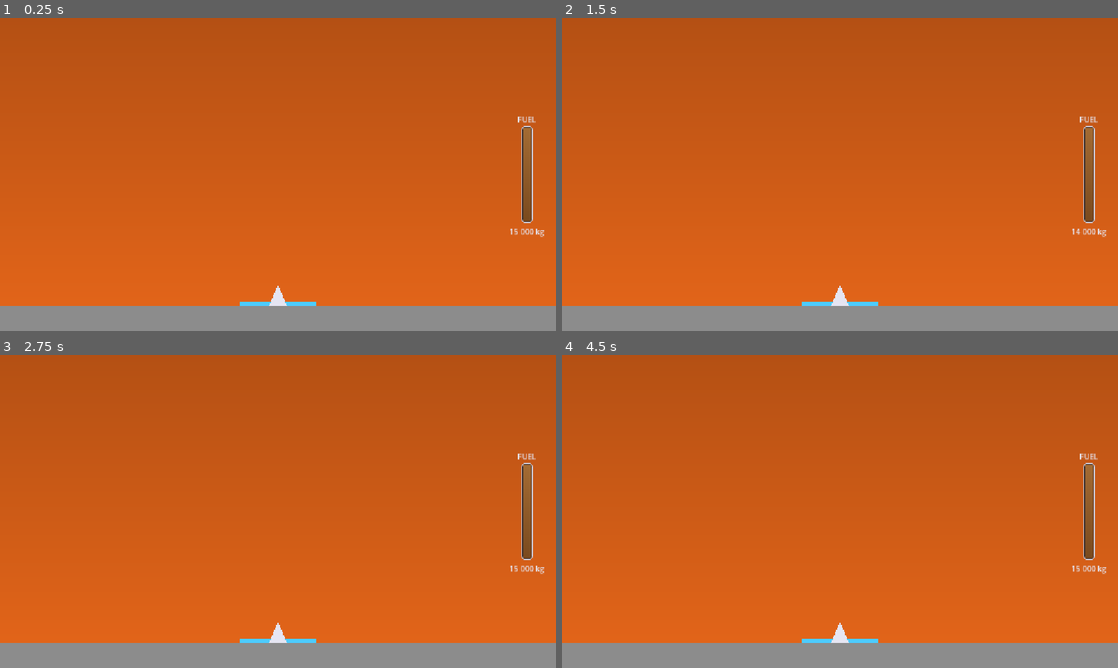
Above: before the commit, frames 1-4 (two rows, left to right).
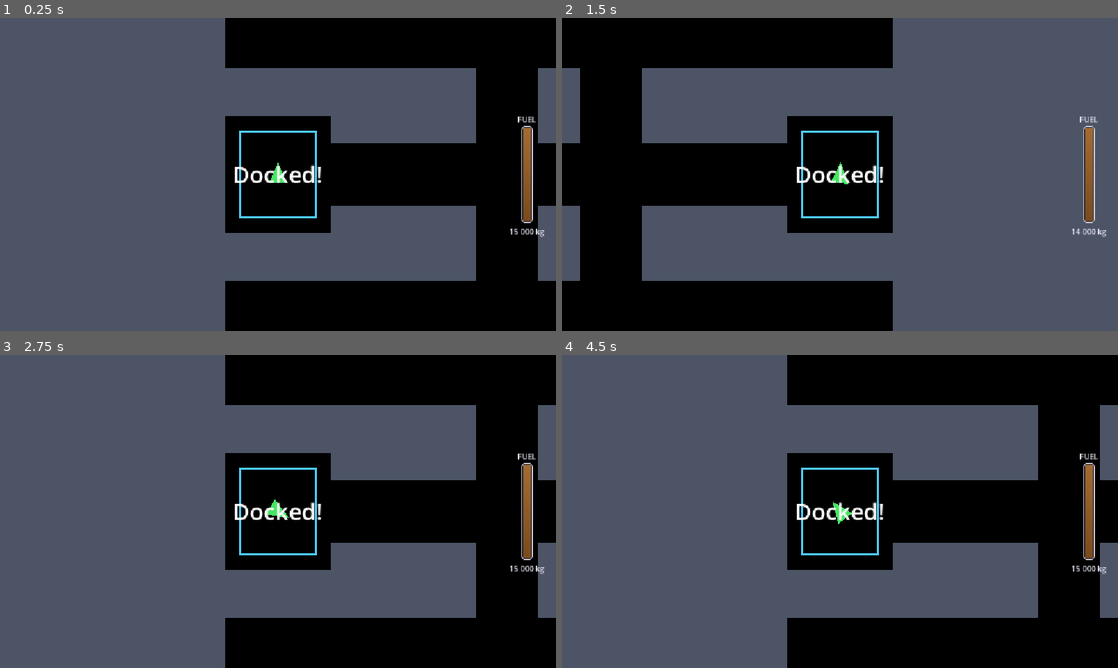
Above: after the commit, the same moments.

Repository: pkopczynski/lunar-lander
Game: Godot game, scene res://main.tscn
Two runs of this game, one before a commit and one after it. Both use one fixed random seed, a clock stepped at 60 frames per second and the inputs below.
Inputs (mouse positions are in pixels of both pictures, inside the frame that each line leads up to):
- Up to frame 1 (0.25 s): no input
- Up to frame 2 (1.5 s): tap Enter at 0.5 s; move the mouse to (962, 158) at 0.52 s; hold Right (ui_right) 0.53-1.28 s; click (962, 158) at 0.67 s; tap R (restart) at 1.25 s; move the mouse to (728, 190) at 1.27 s; hold - (weight_down) from 1.28 s (still down)
- Up to frame 3 (2.75 s): tap R (restart) at 2 s; move the mouse to (333, 442) at 2.02 s; release - (weight_down) at 2.03 s; hold Right (ui_right) from 2.03 s (still down)
- Up to frame 4 (4.5 s): tap R (restart) at 2.75, 4.25 s; move the mouse to (812, 574) at 2.77 s; release Right (ui_right) at 2.78 s; hold Up (ui_up) 2.78-3.53 s; click (812, 574) at 2.92 s; move the mouse to (1006, 558) at 3.52 s; hold Left (ui_left) from 3.53 s (still down); move the mouse to (673, 464) at 4.27 s

The runs differ from the first frame. In frame 1, 99% of the frame differs, in the area x 0-100%, y 0-100%; in frame 2, 99%; in frame 3, 99%; in frame 4, 99%.

Commit message:
feat: start each run Docked in the parking spot
Co-Authored-By: Claude Opus 5.5 <noreply@anthropic.com>

Diff:
--- a/lander.gd
+++ b/lander.gd
@@ -50,8 +50,7 @@
 var ship_type: ShipType
 var dry_mass: float
 var fuel: float
-# Every run starts resting on the pad.
-var landed := true
+var landed := false
 var docked := false
 var rest_time := 0.0
 var since_liftoff := INF
@@ -73,6 +72,7 @@
 
 func _ready() -> void:
 	become(ShipType.SPARROW)
+	start_docked()
 	var half := PAD_WIDTH / 2.0
 	pad.position.x = PAD_CENTER_X - pad.get_parent().position.x
 	pad.polygon = PackedVector2Array([
@@ -97,6 +97,21 @@
 	flame.polygon = type.flame
 	dry_mass = type.default_dry_mass
 	fuel = type.tank
+
+
+# Every run starts Docked in the station's parking spot, facing up, at rest.
+func start_docked() -> void:
+	position = station.parking_spot.get_center()
+	rotation = 0.0
+	velocity = Vector2.ZERO
+	in_deep_space = true
+	landed = false
+	docked = true
+	rest_time = 0.0
+	modulate = LANDED_COLOR
+	message.text = "Docked!"
+	message.visible = true
+	camera.reset_smoothing()
 
 
 func _physics_process(delta: float) -> void:
@@ -277,7 +292,7 @@
 
 func rest(delta: float) -> void:
 	# A docked ship may turn in place to face the way out.
-	if docked and not level_tween.is_running():
+	if docked and not (level_tween and level_tween.is_running()):
 		rotation += Input.get_axis("ui_left", "ui_right") * ship_type.turn_rate * delta
 	rest_time += delta
 	var refueling := rest_time >= REFUEL_DELAY and fuel < ship_type.tank
--- a/tests/scene_test.gd
+++ b/tests/scene_test.gd
@@ -45,6 +45,22 @@
 	return label.text if label.visible else ""
 
 
+# Set-up
+
+# Puts the lander in free flight at a set position, out of its docked start.
+func place(position: Vector2, velocity := Vector2.ZERO) -> void:
+	var ship := lander()
+	ship.landed = false
+	ship.docked = false
+	ship.can_dock = true
+	ship.in_deep_space = position.y < World.BORDER_Y
+	ship.position = position
+	ship.velocity = velocity
+	ship.rotation = 0.0
+	ship.modulate = Color.WHITE
+	main().get_node("UI/Message").visible = false
+
+
 # Input
 
 func hold(action: StringName) -> void:
--- /dev/null
+++ b/tests/test_docked_start.gd
@@ -0,0 +1,14 @@
+extends "res://tests/scene_test.gd"
+
+
+func test_run_starts_docked_in_the_parking_spot() -> void:
+	var ship := lander()
+	await frames(2)
+	check(ship.docked, "a fresh run should start Docked")
+	check(not ship.landed, "a fresh run should not start Landed")
+	check(ship.is_inside_spot(), "the whole hull should be inside the parking spot")
+	check_near(ship.position.x, station().parking_spot.get_center().x, 0.5, "x at the parking spot centre")
+	check_near(ship.rotation, 0.0, 0.0001, "rotation (facing up)")
+	check(ship.velocity == Vector2.ZERO, "velocity should be zero, got %s" % ship.velocity)
+	check_near(ship.tank_level(), 1.0, 0.0001, "tank level")
+	check(ship.in_deep_space, "the station is in deep space")
--- a/tests/test_sparrow.gd
+++ b/tests/test_sparrow.gd
@@ -3,9 +3,7 @@
 
 func test_lands_on_the_pad() -> void:
 	var ship := lander()
-	ship.landed = false
-	ship.position = Vector2(Lander.PAD_CENTER_X, 580)
-	ship.velocity = Vector2(0, 20)
+	place(Vector2(Lander.PAD_CENTER_X, 580), Vector2(0, 20))
 	await seconds(4.0)
 	check(ship.landed, "Sparrow should be landed")
 	check(message().begins_with("Landed!"), "message should say Landed!, got %s" % message())
@@ -31,10 +29,8 @@
 
 func test_docks_in_the_parking_spot_and_refuels() -> void:
 	var ship := lander()
-	ship.landed = false
-	ship.in_deep_space = true
-	ship.position = station().parking_spot.get_center()
-	ship.velocity = Vector2.ZERO
+	place(station().parking_spot.get_center())
+	check(not ship.docked, "should start the test in free flight")
 	await seconds(0.5)
 	check(ship.docked, "Sparrow should be docked")
 	check(message() == "Docked!", "message should say Docked!, got %s" % message())
@@ -47,9 +43,7 @@
 func test_hovers_at_maximum_weight() -> void:
 	var ship := lander()
 	await raise_to_maximum_weight()
-	ship.landed = false
-	ship.position = Vector2(World.WORLD_WIDTH / 2.0, 0)
-	ship.velocity = Vector2.ZERO
+	place(Vector2(World.WORLD_WIDTH / 2.0, 0))
 	hold(&"ui_up")
 	await seconds(1.0)
 	release(&"ui_up")
@@ -60,9 +54,7 @@
 func test_crosses_the_border_at_maximum_weight() -> void:
 	var ship := lander()
 	await raise_to_maximum_weight()
-	ship.landed = false
-	ship.position = Vector2(World.WORLD_WIDTH / 2.0, World.BORDER_Y + 600.0)
-	ship.velocity = Vector2.ZERO
+	place(Vector2(World.WORLD_WIDTH / 2.0, World.BORDER_Y + 600.0))
 	var top_climb_speed := 0.0
 	hold(&"ui_up")
 	for i in roundi(10.0 * PHYSICS_FPS):
Not shown, added: tests/test_docked_start.gd.uid
